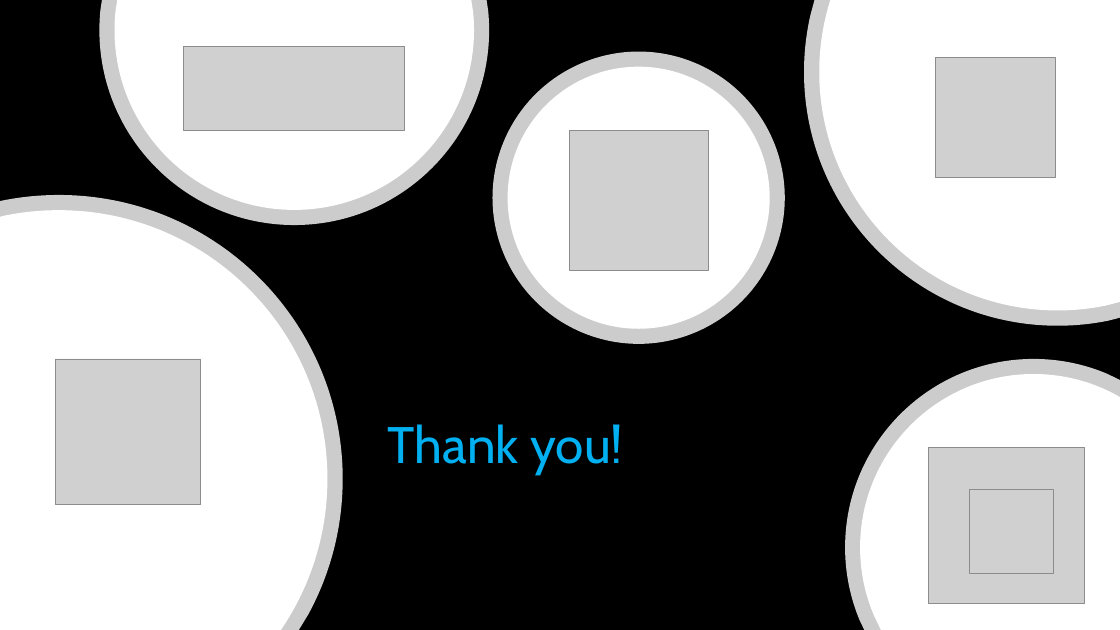
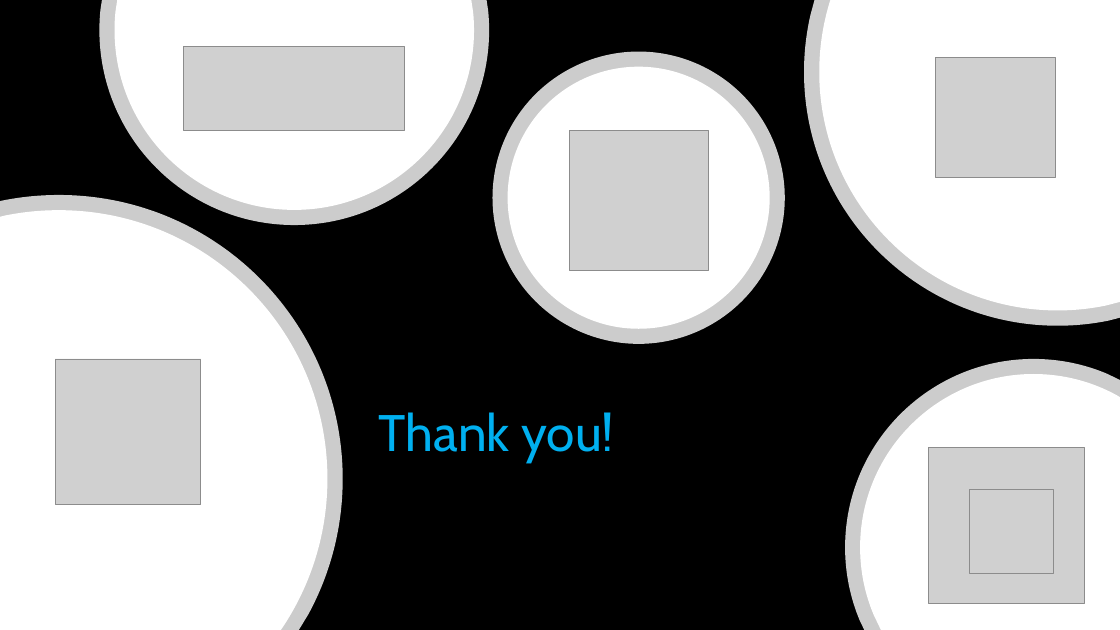
Before and after one commit to lady-pandas/is-prediction-still-difficult, a slide deck: slide 22 of presentation/Is prediction STILL difficult.pptx. Drawn at 1120x630 pixels with LibreOffice and Linux fonts; fonts in the diff are those of the drawing; grey boxes stand for pictures. Boxes give left, top, right and bottom in pixels: in the first picture for what was removed or moved away, otherwise in the second. Text is boxed around its words. In the diff, an @@ line names an element or a change of style, - is before the commit and + after.

```diff
--- a/presentation/Is prediction STILL difficult.pptx
+++ b/presentation/Is prediction STILL difficult.pptx
@@ title "Thank you!": place and size @@
-title "Thank you!" at box(388, 424, 623, 474)
+title "Thank you!" at box(379, 412, 614, 462)
```
Also in this commit, not shown: 7 other slides changed, 1 other file.
